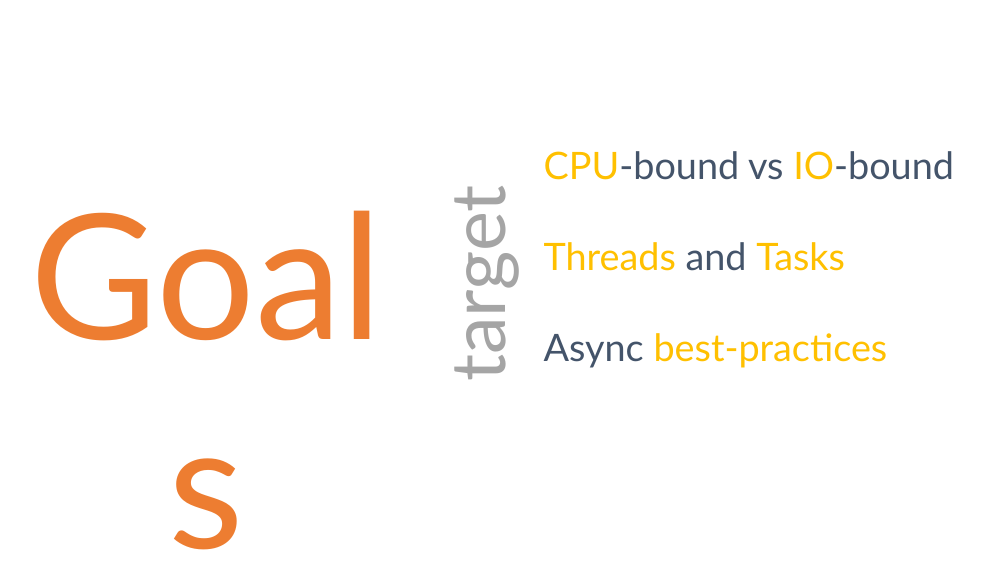
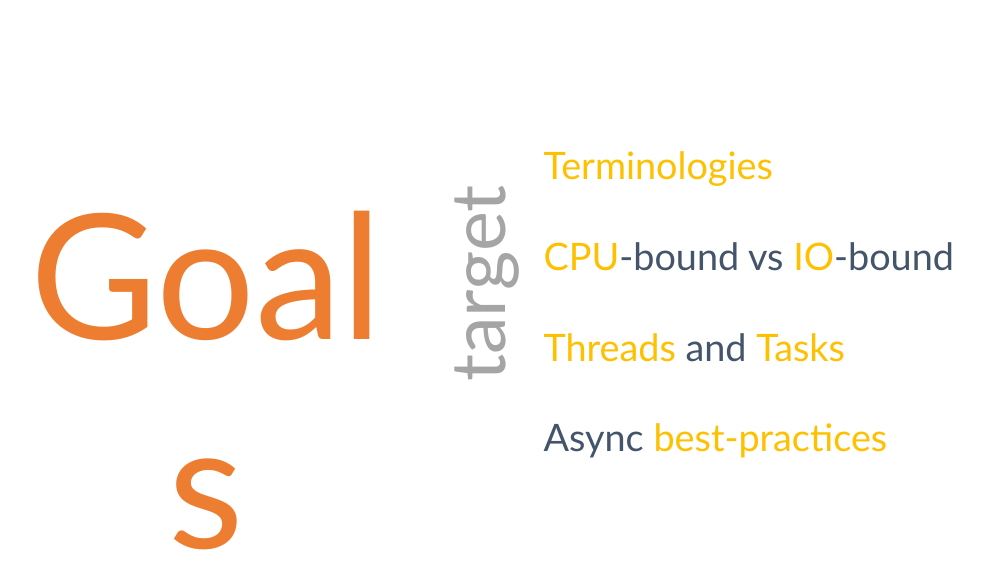
Before and after one commit to danielmarbach/02-25-2016-AsyncWebinar, a slide deck: slide 3 of webinar.pptx. Drawn at 1008x567 pixels with LibreOffice and Linux fonts; fonts in the diff are those of the drawing. Boxes give left, top, right and bottom in pixels: in the first picture for what was removed or moved away, otherwise in the second. Text is boxed around its words. In the diff, an @@ line names an element or a change of style, - is before the commit and + after.

```diff
--- a/webinar.pptx
+++ b/webinar.pptx
@@ text at (544,151,954,271): text changed; text colour #44546A to #FFC000 @@
-CPU-bound vs IO-bound
+Terminologies
+CPU-bound vs IO-bound
```
Also in this commit, not shown: 2 other slides changed, 1 slide added.
